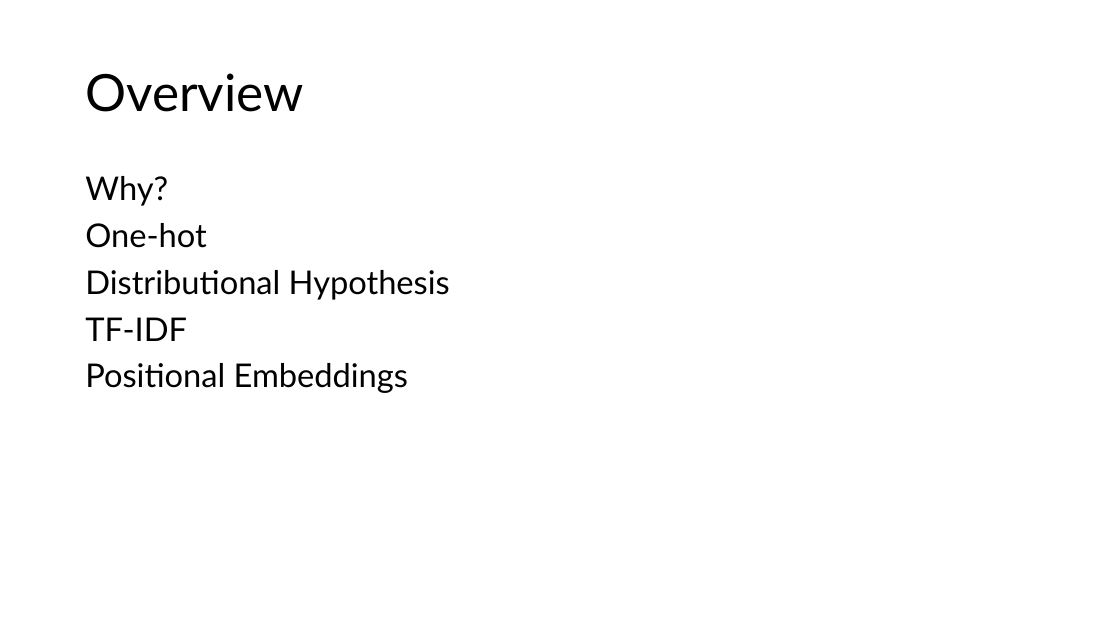
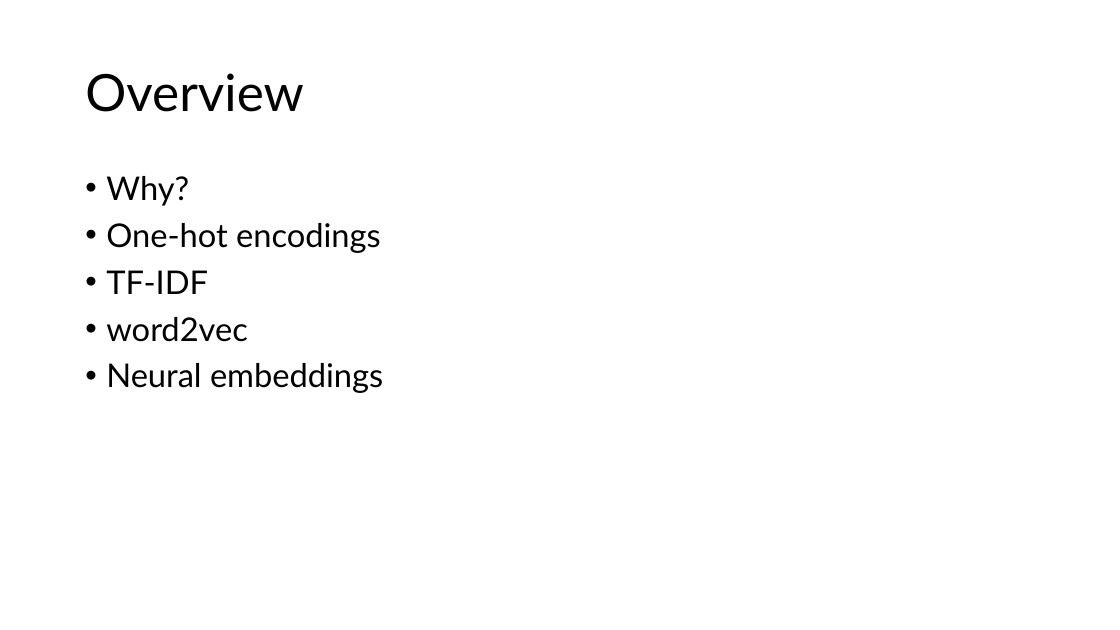
Before and after one commit to acceleratescience/large-language-models, a slide deck: slide 3 of slides/4-embeddings.pptx. Drawn at 1120x630 pixels with LibreOffice and Linux fonts; fonts in the diff are those of the drawing. Boxes give left, top, right and bottom in pixels: in the first picture for what was removed or moved away, otherwise in the second. Text is boxed around its words. In the diff, an @@ line names an element or a change of style, - is before the commit and + after.

```diff
--- a/slides/4-embeddings.pptx
+++ b/slides/4-embeddings.pptx
@@ text at box(106, 176, 208, 294): bullet none to • @@
@@ text at box(106, 223, 381, 253): text changed @@
-One-hot
-Distributional Hypothesis
+• One-hot encodings
@@ text at box(106, 317, 383, 393): text changed @@
-Positional Embeddings
+• word2vec
+• Neural embeddings
```
